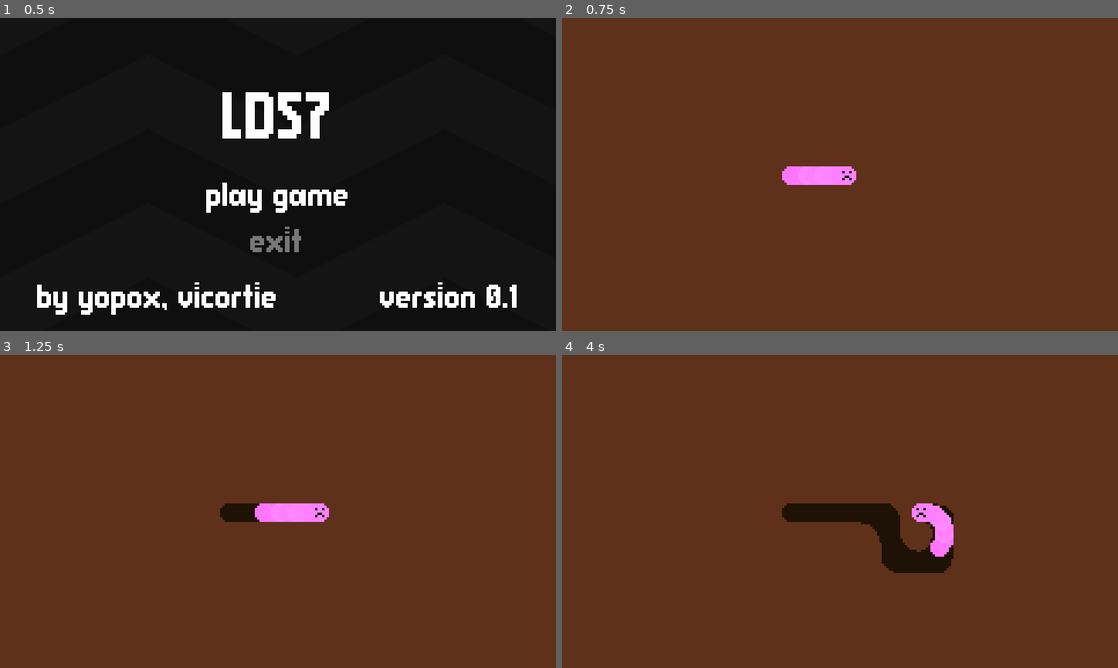
Above: before the commit, frames 1-4 (two rows, left to right).
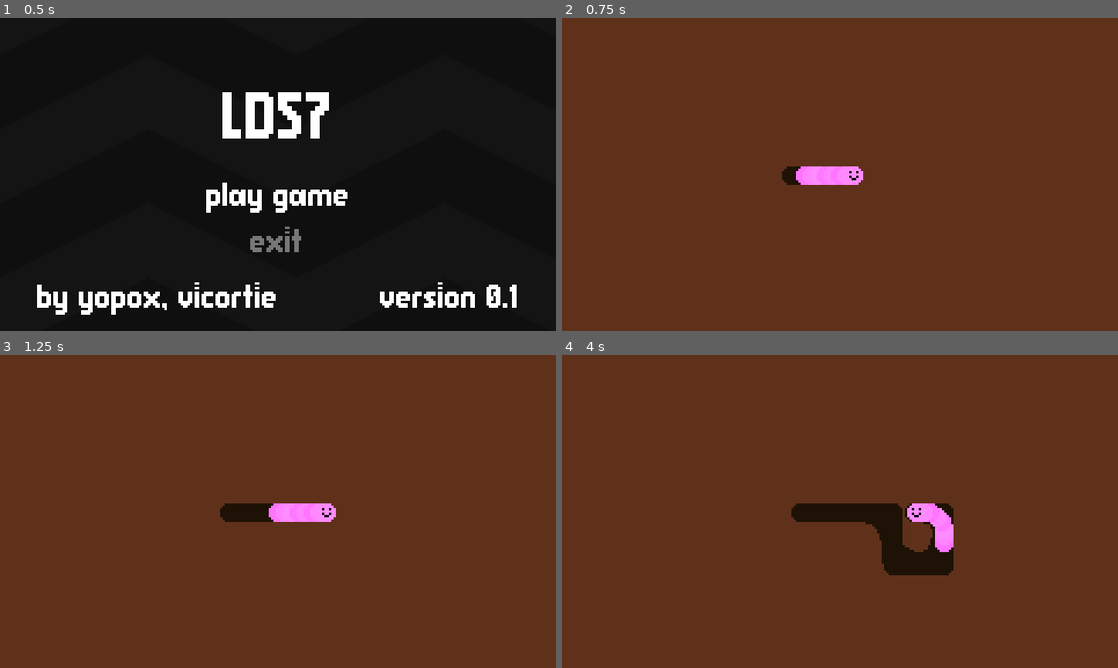
Above: after the commit, the same moments.

Repository: yopox/LD57
Game: Godot game, scene res://scenes/main/main.tscn
Two runs of this game, one before a commit and one after it. Both use one fixed random seed, a clock stepped at 60 frames per second and the inputs below.
Inputs:
- Up to frame 1 (0.5 s): no input
- Up to frame 2 (0.75 s): tap Enter (start) at 0.5 s; hold D (right) from 0.53 s (still down); tap Space (a) at 0.6 s
- Up to frame 3 (1.25 s): keep holding D (right)
- Up to frame 4 (4 s): release D (right) at 1.28 s; hold S (down) 1.28-2.03 s; tap Space (a) at 1.35, 2.3, 2.85, 3.6 s; hold D (right) 2.03-2.78 s; tap Enter (start) at 2.1 s; hold W (up) 2.78-3.53 s; hold A (left) from 3.53 s (still down)

Frame 1 is identical in both runs. In frame 2, 0.2% of the frame differs, in the area x 39-55%, y 47-54%; in frame 3, 0.2%; in frame 4, 0.6%, in the area x 39-71%, y 47-71%.

Commit message:
[misc] fix warnings

Diff:
--- a/actors/worm/section.gd
+++ b/actors/worm/section.gd
@@ -7,6 +7,6 @@
 
 func _ready() -> void:
 	face.texture = face.texture.duplicate()
-	(face.texture as AtlasTexture).region.position.x = 8 * (randi() % 11)
+	(face.texture as AtlasTexture).region.position.x = 0
 	face.visible = is_face
 	sprite.modulate.g = randf_range(0.45, 0.55)
--- a/actors/worm/worm.gd
+++ b/actors/worm/worm.gd
@@ -8,33 +8,35 @@
 var dirt = preload("res://actors/worm/dirt.tscn")
 
 
-func _process(delta: float) -> void:
+func _process(_delta: float) -> void:
 	move()
 
 
 func move():
-	var moved = false
-
 	var dx = Input.get_axis("left", "right")
 	var dy = Input.get_axis("up", "down")
 
 	if abs(dx) < 0.001 and abs(dy) < 0.001: return
 
-	var move = Vector2(dx, dy).normalized() * speed
+	var displacement = Vector2(dx, dy).normalized() * speed
 	var dist = speed
 
 	if not dist > 0.001: return
 
-	position += move
-	parts.position -= move
-	head_pos += move
+	position += displacement
+	parts.position -= displacement
+	head_pos += displacement
 
 	var prev_head = head_pos
 	var z = Util.Z_WORM + parts.get_children().size()
+	var first = true
 
 	for section: WormSection in parts.get_children():
 		var temp = section.position
-		if section.position.distance_to(prev_head) > 3.0:
+		if first:
+			section.position = prev_head
+			first = false
+		elif section.position.distance_to(prev_head) > 2.99:
 			var angle = temp.angle_to_point(prev_head)
 			section.position = temp + Vector2.from_angle(angle) * dist
 		section.z_index = z
--- a/globals/util.gd
+++ b/globals/util.gd
@@ -11,4 +11,4 @@
 	Scenes.Game: "res://scenes/game/game.tscn",
 }
 
-var Z_WORM: float = 100;
+var Z_WORM: int = 100;
--- a/ui/nodes/y-menu.gd
+++ b/ui/nodes/y-menu.gd
@@ -15,7 +15,7 @@
 	update_items()
 
 
-func _process(delta: float) -> void:
+func _process(_delta: float) -> void:
 	if Input.is_action_just_released("down") or Input.is_action_just_released("up"):
 		timer.stop()
 
